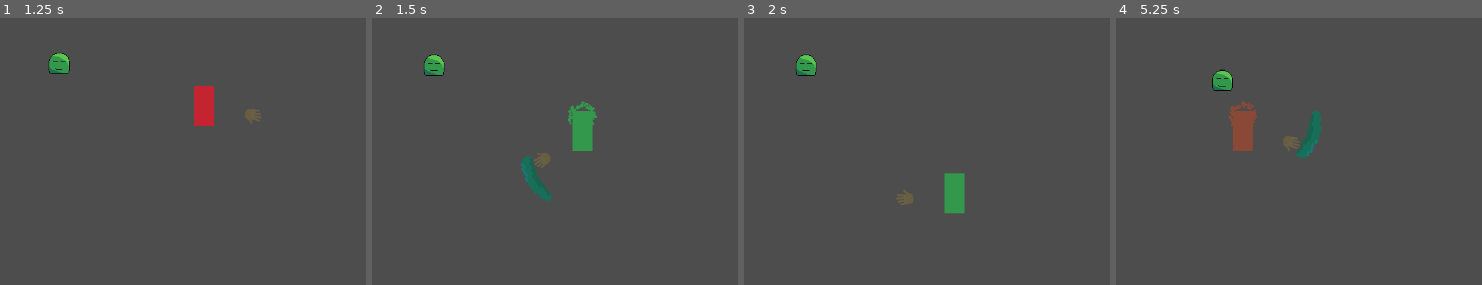
Above: before the commit, frames 1-4 (left to right).
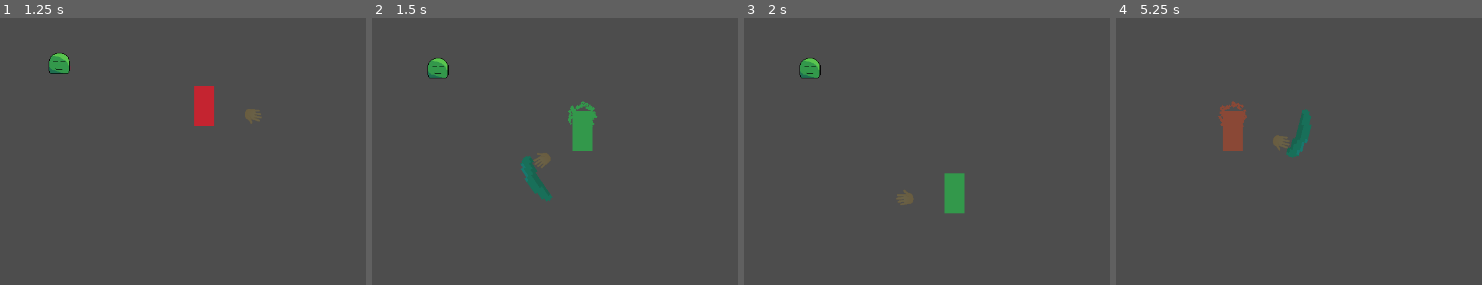
Above: after the commit, the same moments.

Repository: kaminaryu/kroniic-time
Game: Godot game, scene res://src/autoloads/main.tscn
The game is run twice, just before and just after one commit, with the same random seed, the same clock (stepped at 60 frames per second) and the same inputs.
Inputs (mouse positions are in pixels of both pictures, inside the frame that each line leads up to):
- Up to frame 1 (1.25 s): tap Enter at 0.5 s; move the mouse to (outside the picture) at 0.52 s; hold D (move_right) from 0.53 s (still down); tap 1 (change_squad_1) at 0.6 s; click (outside the picture) at 0.67 s
- Up to frame 2 (1.5 s): move the mouse to (481, 202) at 1.27 s; release D (move_right) at 1.28 s; hold S (move_down) from 1.28 s (still down); tap 2 (change_squad_2) at 1.35 s; click (481, 202) at 1.42 s
- Up to frame 3 (2 s): keep holding S (move_down)
- Up to frame 4 (5.25 s): move the mouse to (1463, 79) at 2.02 s; release S (move_down) at 2.03 s; hold D (move_right) 2.03-2.78 s; tap one key every 0.75 s from 2.1 s: 3 (change_squad_3) 4 (change_squad_4) 1 (change_squad_1) 2 (change_squad_2) 3 (change_squad_3); click (1463, 79) at 2.17 s; move the mouse to (1342, 268) at 2.77 s; hold W (move_up) 2.78-3.53 s; click (1342, 268) at 2.92 s; move the mouse to (outside the picture) at 3.52 s; hold A (move_left) 3.53-5.03 s; click (outside the picture) at 3.67 s; move the mouse to (1145, 111) at 4.27 s; click (1145, 111) at 4.42 s; move the mouse to (1423, 178) at 5.02 s; hold S (move_down) from 5.03 s (still down); click (1423, 178) at 5.17 s

Frame 1 is identical in both runs. In frame 2, 0.3% of the frame differs, in the area x 14-22%, y 13-23%; in frame 3, 0.3%; in frame 4, 2.5%, in the area x 26-57%, y 19-53%.

Commit message:
Damaging Slimes

Diff:
--- a/project.godot
+++ b/project.godot
@@ -24,6 +24,10 @@
 window/size/viewport_width=1280
 window/size/viewport_height=720
 window/stretch/mode="viewport"
+
+[global_group]
+
+Slimes=""
 
 [input]
 
--- a/src/enemies/slimes.gd
+++ b/src/enemies/slimes.gd
@@ -3,9 +3,11 @@
 @onready var JUMP_RANGE_MIN: int = $AttackRange/CollisionShape2D.shape.radius / 4
 @onready var JUMP_RANGE_MAX: int = $AttackRange/CollisionShape2D.shape.radius / 2
 const JUMP_DELAY: float = 0.5
+const KNOCKBACK: float = 32
 
-#var player_in_range: boolean = false
-#var player_location:
+@export var on_air: bool = false
+@export var health: int = 3
+
 var player_node: Node = null
 var is_jumping: bool = false
 var target_position: Vector2
@@ -16,6 +18,8 @@
 func _ready() -> void :
     #position = Vector2(600, 300)
     randomize() # shuffle the seeds
+
+    add_to_group("Slimes")
 
     $Timer.wait_time = randf_range(JUMP_DELAY, JUMP_DELAY + .5)
     $Timer.start()
@@ -29,22 +33,16 @@
     $Target.global_position = target_position
 
 
-func vector2_lerp(start: Vector2, end: Vector2, weight: float) -> Vector2 :
-    return start + (end - start) * weight
 
-
+#region JUMPING
 func start_jump() -> void :
     var target_direction: Vector2
     var target_distance: int
-    var position_offset: Vector2
 
     # check if a player is in range
     if (player_node) :
         var player_angle := atan2(player_node.global_position.y - global_position.y, player_node.global_position.x - global_position.x)
         target_direction = Vector2.RIGHT.rotated(player_angle)
-
-        print("ehsufhuosnoi")
-
 
     else :
         # get a random vector in a range
@@ -52,25 +50,26 @@
 
     target_distance = randf_range(JUMP_RANGE_MIN, JUMP_RANGE_MAX)
 
-    position_offset = target_direction * target_distance
-
-    target_position = global_position + position_offset
+    target_position = global_position + target_direction * target_distance
 
     is_jumping = true
+    on_air = true
+
     start_end_mid_point = Vector2( (position.x + target_position.x) / 2, (position.y + target_position.y) / 2 )
     start_distance_to_mid_point = global_position.distance_to(start_end_mid_point)
 
-    print(position, global_position)
 
 
 func stop_jump() -> void :
     is_jumping = false
+    on_air = false
+
     $Timer.wait_time = randf_range(JUMP_DELAY, JUMP_DELAY + 1.5)
     $Timer.start()
 
 
 func jump() -> void :
-    global_position = vector2_lerp(global_position, target_position, 0.05)
+    global_position = global_position.lerp(target_position, 0.05)
 
     ## height
     #var s = 1 - (start_distance_to_mid_point / position.distance_to(start_end_mid_point)) * 0.01
@@ -84,13 +83,30 @@
     scale = Vector2(size_scalar, size_scalar)
 
     if global_position.distance_to(target_position) < 8 :
+        global_position = target_position
         stop_jump()
+#endregion
 
+#region HIT
+func hit(hitter_node: Node) -> void :
+    health -= 1
 
+    if (health < 1) :
+        $AnimationPlayer.play("death")
+        $Timer.stop()
+        return
 
+    var opposite_direction := atan2(global_position.y - hitter_node.position.y, global_position.x - hitter_node.position.x)
+    var strength := KNOCKBACK + randf_range(-8, 8)
+
+    global_position += strength * Vector2.RIGHT.rotated(opposite_direction)
+    $Timer.start() # resets the timer
+
+#endregion
+
+#region SIGNALS
 func _on_timer_timeout() -> void:
     start_jump()
-    pass # Replace with function body.
 
 
 func _on_attack_range_body_entered(body: Node2D) -> void:
@@ -103,3 +119,9 @@
     if (body.name == "Player") :
         #player_in_range = true
         player_node = null
+
+func _on_animation_player_animation_finished(anim_name: StringName) -> void:
+    if (anim_name == "death") :
+        queue_free()
+
+#endregion
--- a/src/enemies/slimes.tscn
+++ b/src/enemies/slimes.tscn
@@ -10,12 +10,69 @@
 [sub_resource type="CircleShape2D" id="CircleShape2D_hlhrs"]
 radius = 256.0
 
+[sub_resource type="Animation" id="Animation_i7y8y"]
+length = 0.001
+tracks/0/type = "value"
+tracks/0/imported = false
+tracks/0/enabled = true
+tracks/0/path = NodePath(".:modulate")
+tracks/0/interp = 1
+tracks/0/loop_wrap = true
+tracks/0/keys = {
+"times": PackedFloat32Array(0),
+"transitions": PackedFloat32Array(1),
+"update": 0,
+"values": [Color(1, 1, 1, 1)]
+}
+tracks/1/type = "value"
+tracks/1/imported = false
+tracks/1/enabled = true
+tracks/1/path = NodePath("Sprite2D:self_modulate")
+tracks/1/interp = 1
+tracks/1/loop_wrap = true
+tracks/1/keys = {
+"times": PackedFloat32Array(0),
+"transitions": PackedFloat32Array(1),
+"update": 0,
+"values": [Color(1, 1, 1, 1)]
+}
+
+[sub_resource type="Animation" id="Animation_hlhrs"]
+resource_name = "death"
+length = 0.5
+tracks/0/type = "value"
+tracks/0/imported = false
+tracks/0/enabled = true
+tracks/0/path = NodePath(".:modulate")
+tracks/0/interp = 1
+tracks/0/loop_wrap = true
+tracks/0/keys = {
+"times": PackedFloat32Array(0, 0.5),
+"transitions": PackedFloat32Array(2.37842, 1),
+"update": 0,
+"values": [Color(1, 1, 1, 1), Color(1, 1, 1, 0)]
+}
+tracks/1/type = "value"
+tracks/1/imported = false
+tracks/1/enabled = true
+tracks/1/path = NodePath("Sprite2D:self_modulate")
+tracks/1/interp = 1
+tracks/1/loop_wrap = true
+tracks/1/keys = {
+"times": PackedFloat32Array(0, 0.5),
+"transitions": PackedFloat32Array(1, 1),
+"update": 0,
+"values": [Color(1, 1, 1, 1), Color(1, 0, 0.0166664, 1)]
+}
+
+[sub_resource type="AnimationLibrary" id="AnimationLibrary_5mtwo"]
+_data = {
+&"RESET": SubResource("Animation_i7y8y"),
+&"death": SubResource("Animation_hlhrs")
+}
+
 [node name="Slimes" type="CharacterBody2D"]
 script = ExtResource("1_wxtys")
-
-[node name="Sprite2D" type="Sprite2D" parent="."]
-texture_filter = 1
-texture = ExtResource("1_bi7ni")
 
 [node name="Hitbox" type="CollisionShape2D" parent="."]
 shape = SubResource("RectangleShape2D_bi7ni")
@@ -32,6 +89,16 @@
 z_index = -1
 texture = ExtResource("3_hlhrs")
 
+[node name="AnimationPlayer" type="AnimationPlayer" parent="."]
+libraries = {
+&"": SubResource("AnimationLibrary_5mtwo")
+}
+
+[node name="Sprite2D" type="Sprite2D" parent="."]
+texture_filter = 1
+texture = ExtResource("1_bi7ni")
+
 [connection signal="timeout" from="Timer" to="." method="_on_timer_timeout"]
 [connection signal="body_entered" from="AttackRange" to="." method="_on_attack_range_body_entered"]
 [connection signal="body_exited" from="AttackRange" to="." method="_on_attack_range_body_exited"]
+[connection signal="animation_finished" from="AnimationPlayer" to="." method="_on_animation_player_animation_finished"]
--- a/src/player/player.gd
+++ b/src/player/player.gd
@@ -1,6 +1,8 @@
 extends CharacterBody2D
 
 @export var speed = 200
+
+var slime_scene = preload("res://src/enemies/slimes.tscn")
 
 func _process(delta: float) -> void :
     const RADIUS = 64 + 16
@@ -47,3 +49,11 @@
     elif Input.is_action_just_pressed("change_squad_4") :
         $SpawnEffect.color = Color("f6ca9f")
         $SpawnEffect.emitting = true
+
+
+func _input(event: InputEvent) -> void :
+    if (event is InputEventMouseButton) :
+        if (event.pressed and event.button_index == MOUSE_BUTTON_MIDDLE) :
+            var slime = slime_scene.instantiate()
+            slime.position = Vector2(676, 67)
+            get_tree().root.add_child(slime)
--- a/src/weapons/sword.tscn
+++ b/src/weapons/sword.tscn
@@ -113,3 +113,6 @@
 position = Vector2(8, -16)
 scale = Vector2(0.995705, 1.01645)
 shape = SubResource("RectangleShape2D_2jeqv")
+
+[connection signal="body_entered" from="." to="." method="_on_body_entered"]
+[connection signal="animation_finished" from="AnimationPlayer" to="." method="_on_animation_player_animation_finished"]
--- a/sword.gd
+++ b/sword.gd
@@ -2,6 +2,7 @@
 
 func _ready() -> void :
     $SlashSprites.modulate.a = 0
+    $DamageHitbox.disabled = true
 
 
 func _input(event: InputEvent) -> void :
@@ -9,3 +10,17 @@
         if event.pressed and event.button_index == MOUSE_BUTTON_LEFT :
             #$SlashAnimation.visible = true;
             $AnimationPlayer.play("slashing")
+            $DamageHitbox.disabled = false
+
+
+func _on_animation_player_animation_finished(anim_name: StringName) -> void:
+    if (anim_name == "slashing") :
+        $DamageHitbox.disabled = true
+
+
+func _on_body_entered(body: Node2D) -> void:
+    print(body.name)
+    if (body.is_in_group("Slimes")) :
+        if (body.on_air) :
+            return
+        body.hit(get_parent().get_parent()) # grandparent is the player
Not shown: 1 places in src/enemies/slimes.tscn that only renumber resources
